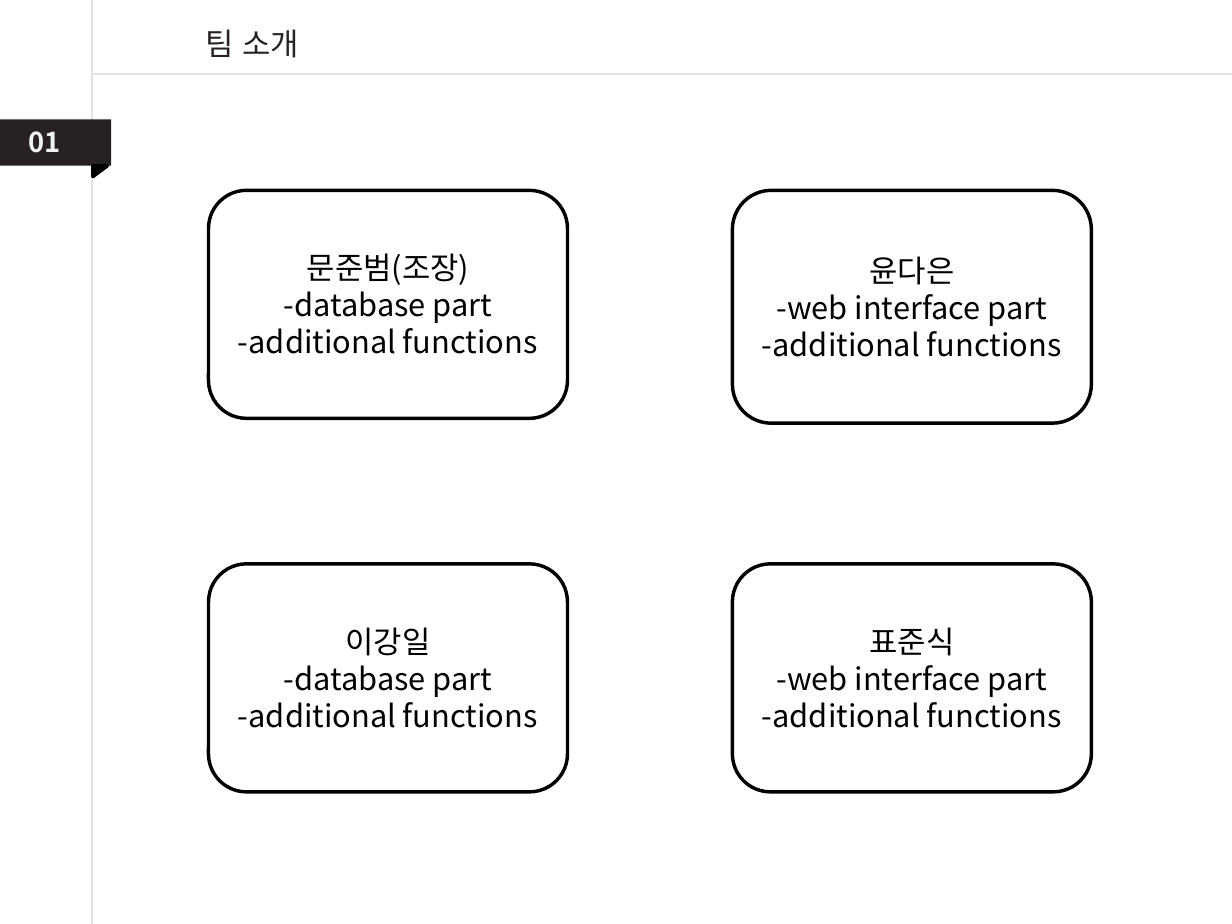
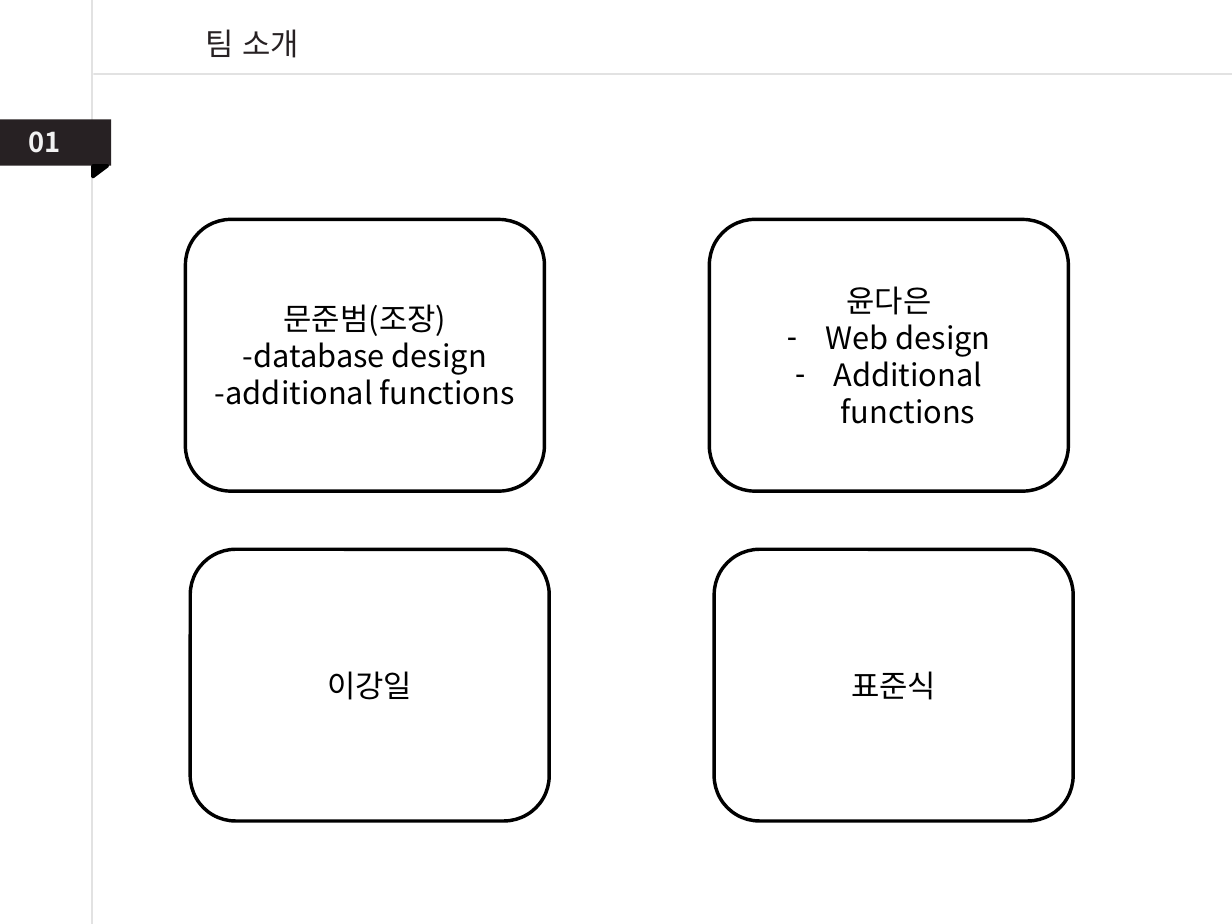
Before and after one commit to DaeunYoon/6team, a slide deck: slide 4 of 6조 발표자료.pptx. Drawn at 1232x924 pixels with LibreOffice and Linux fonts; fonts in the diff are those of the drawing. Boxes give left, top, right and bottom in pixels: in the first picture for what was removed or moved away, otherwise in the second. Text is boxed around its words. In the diff, an @@ line names an element or a change of style, - is before the commit and + after.

```diff
--- a/6조 발표자료.pptx
+++ b/6조 발표자료.pptx
@@ rounded rectangle "문준범(조장)": place and size @@
-rounded rectangle "문준범(조장)" at (208, 191, 567, 419)
+rounded rectangle "문준범(조장)" at (186, 219, 545, 490)
@@ rounded rectangle "윤다은": place and size @@
-rounded rectangle "윤다은" at (732, 191, 1090, 424)
+rounded rectangle "윤다은" at (710, 219, 1068, 490)
@@ text in rounded rectangle at (825, 324, 990, 424): text changed @@
--web interface part
--additional functions
+– Web design
+– Additional functions
@@ text in rounded rectangle at (243, 342, 487, 375): text changed @@
--database part
+-database design
@@ rounded rectangle "이강일": place and size @@
-rounded rectangle "이강일" at (208, 564, 567, 792)
+rounded rectangle "이강일" at (190, 549, 548, 821)
@@ rounded rectangle "표준식": place and size @@
-rounded rectangle "표준식" at (732, 564, 1090, 792)
+rounded rectangle "표준식" at (715, 549, 1073, 821)
@@ text in rounded rectangle at (238, 665, 538, 728): paragraphs removed @@
--database part
--additional functions
@@ text in rounded rectangle at (762, 665, 1062, 728): paragraphs removed @@
--web interface part
--additional functions
```
Also in this commit, not shown: 8 other slides changed, 2 slides added, 3 slides removed.
